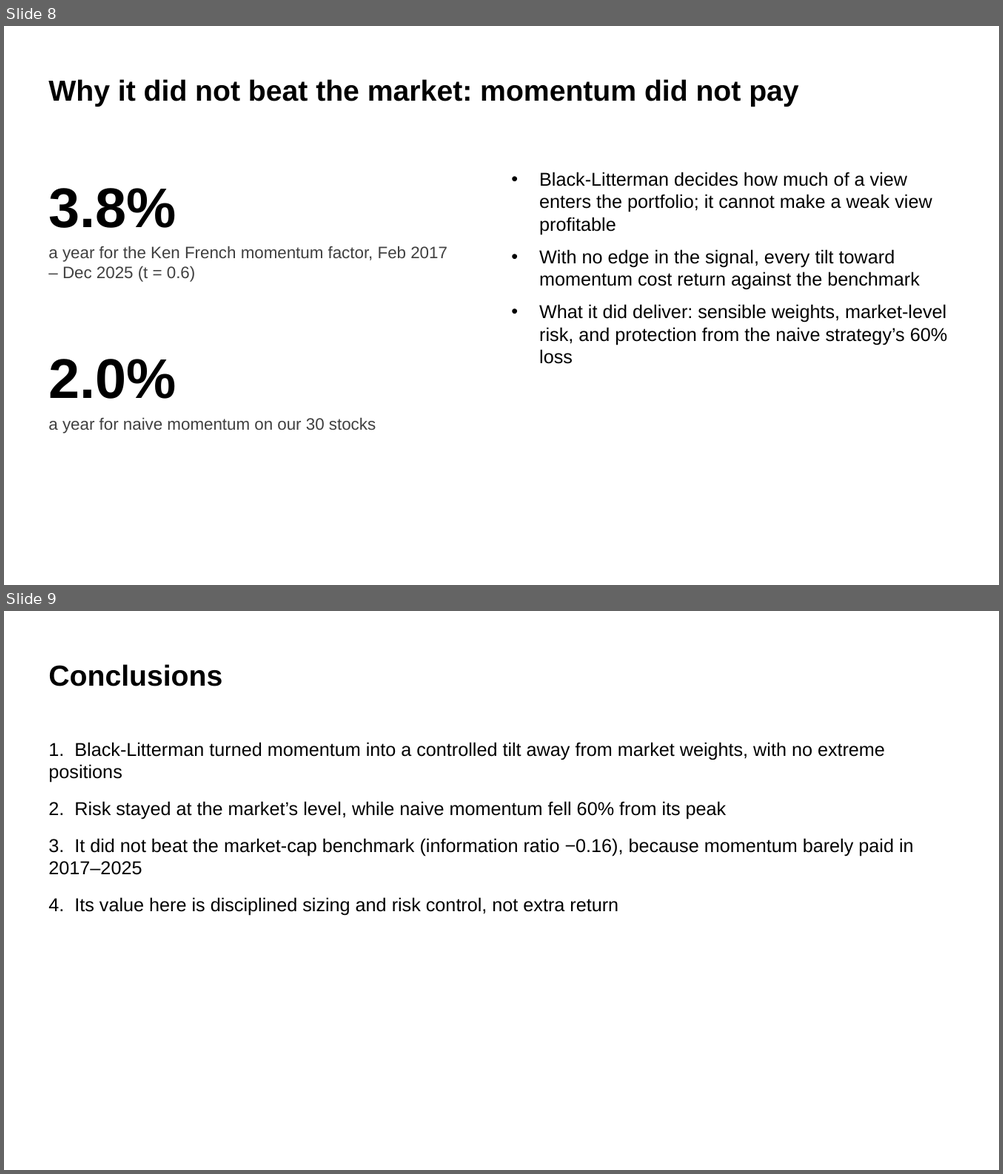
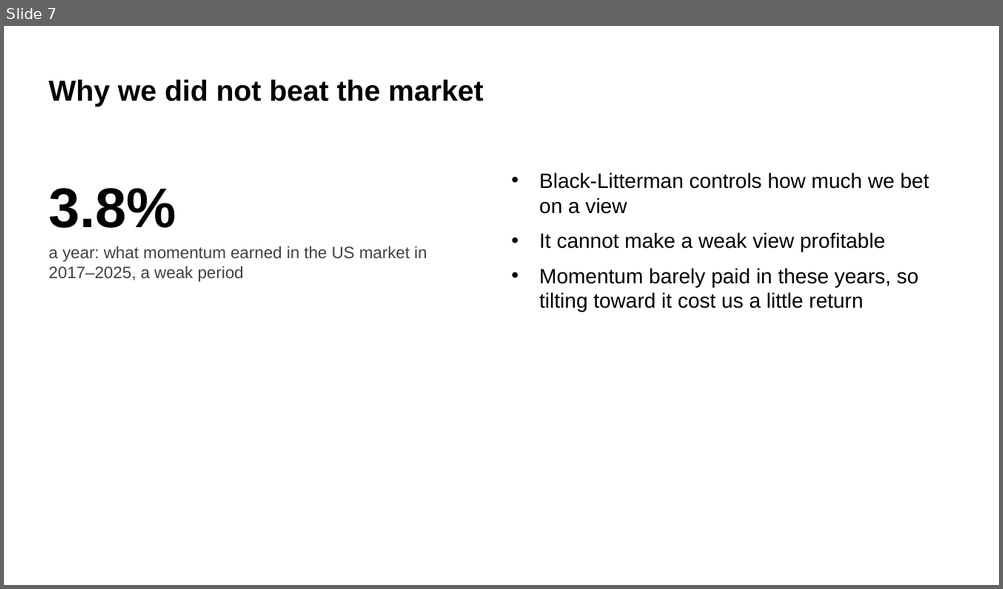
Before and after one commit to mateopreve-dev/quant-finance-project, a slide deck: slides/Project4_MomentumBL.pptx. Shown one above the other, each under a label of ours: slides 8 and 9 before the commit, slide 7 after it. The pictures are 1003x1174 and 1003x589 pixels, drawn with LibreOffice and Linux fonts; fonts in the diff are those of the drawing. Boxes give left, top, right and bottom in pixels: in the first picture for what was removed or moved away, otherwise in the second. Text is boxed around its words. In the diff, an @@ line names an element or a change of style, - is before the commit and + after.

```diff
--- a/slides/Project4_MomentumBL.pptx
+++ b/slides/Project4_MomentumBL.pptx
@@ slide 9 removed at (4,611,999,1170), background #FFFFFF @@
@@ title removed at (48,664,222,686) @@
-Conclusions
@@ text removed at (48,742,913,916) @@
-1. Black-Litterman turned momentum into a controlled tilt away from market weights, with no extreme positions
-2. Risk stayed at the market’s level, while naive momentum fell 60% from its peak
-3. It did not beat the market-cap benchmark (information ratio −0.16), because momentum barely paid in 2017–2025
-4. Its value here is disciplined sizing and risk control, not extra return
@@ what was slide 8 is now slide 7 @@
@@ slide 7 changed as well @@
@@ title at (48,79,483,107): text changed @@
-Why it did not beat the market: momentum did not pay
+Why we did not beat the market
@@ text at (539,173,929,312): text changed; size 18 to 20 pt @@
-• Black-Litterman decides how much of a view enters the portfolio; it cannot make a weak view profitable
-• With no edge in the signal, every tilt toward momentum cost return against the benchmark
-• What it did deliver: sensible weights, market-level risk, and protection from the naive strategy’s 60% loss
+• Black-Litterman controls how much we bet on a view
+• It cannot make a weak view profitable
+• Momentum barely paid in these years, so tilting toward it cost us a little return
@@ text at (48,246,427,282): text changed @@
-a year for the Ken French momentum factor, Feb 2017 – Dec 2025 (t = 0.6)
+a year: what momentum earned in the US market in 2017–2025, a weak period
@@ text removed at (48,359,176,399) @@
-2.0%
@@ text removed at (48,417,375,434) @@
-a year for naive momentum on our 30 stocks
```
Also in this commit, not shown: 4 other slides changed, 3 slides added, 4 other slides removed.
